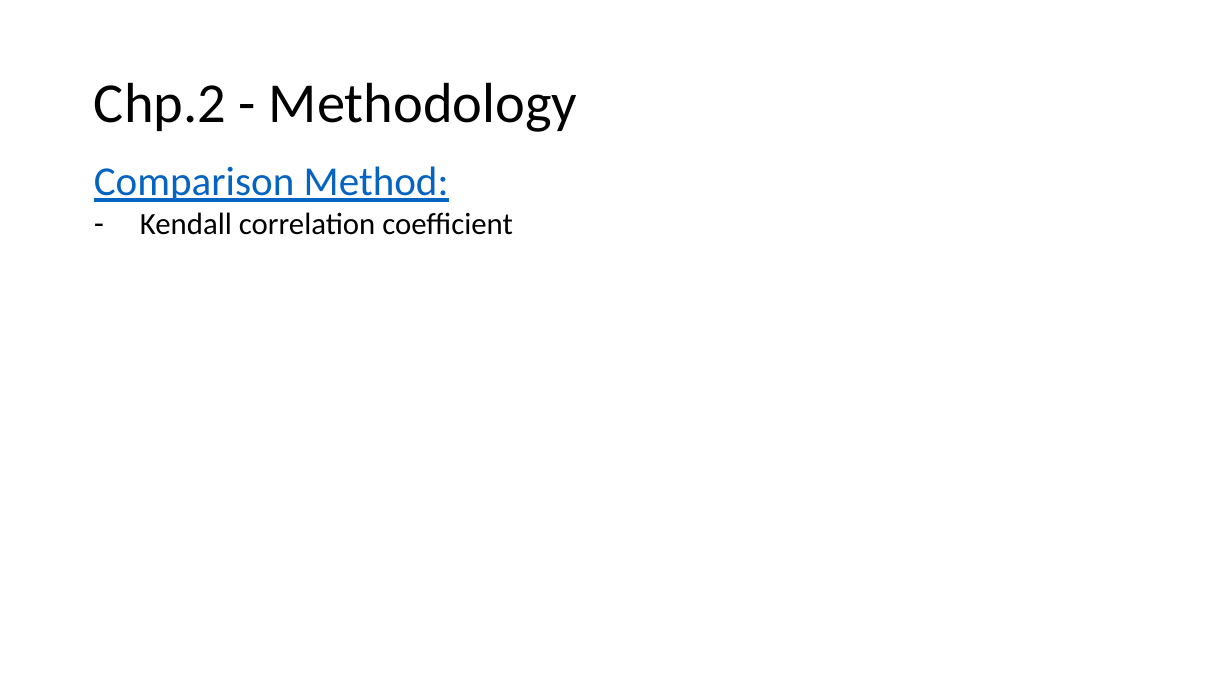
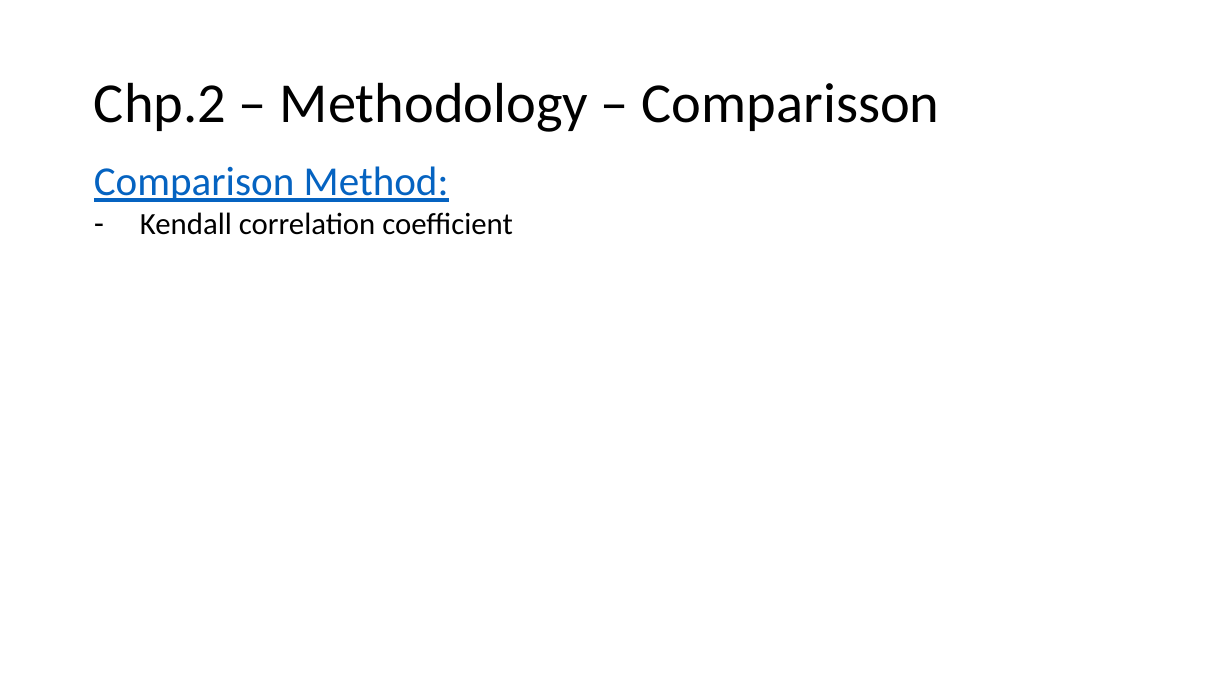
Before and after one commit to Breno-st/big-cities-transport, a slide deck: slide 19 of 11.Presenttaions/big-cities-transport.pptx (slide 11 before the commit). Drawn at 1232x693 pixels with LibreOffice and Linux fonts; fonts in the diff are those of the drawing. Boxes give left, top, right and bottom in pixels: in the first picture for what was removed or moved away, otherwise in the second. Text is boxed around its words. In the diff, an @@ line names an element or a change of style, - is before the commit and + after.

```diff
--- a/11.Presenttaions/big-cities-transport.pptx
+++ b/11.Presenttaions/big-cities-transport.pptx
@@ title at box(94, 82, 940, 132): text changed @@
-Chp.2 - Methodology
+Chp.2 – Methodology – Comparisson
```
Also in this commit, not shown: 3 other slides changed, 8 slides added, 38 other files.
